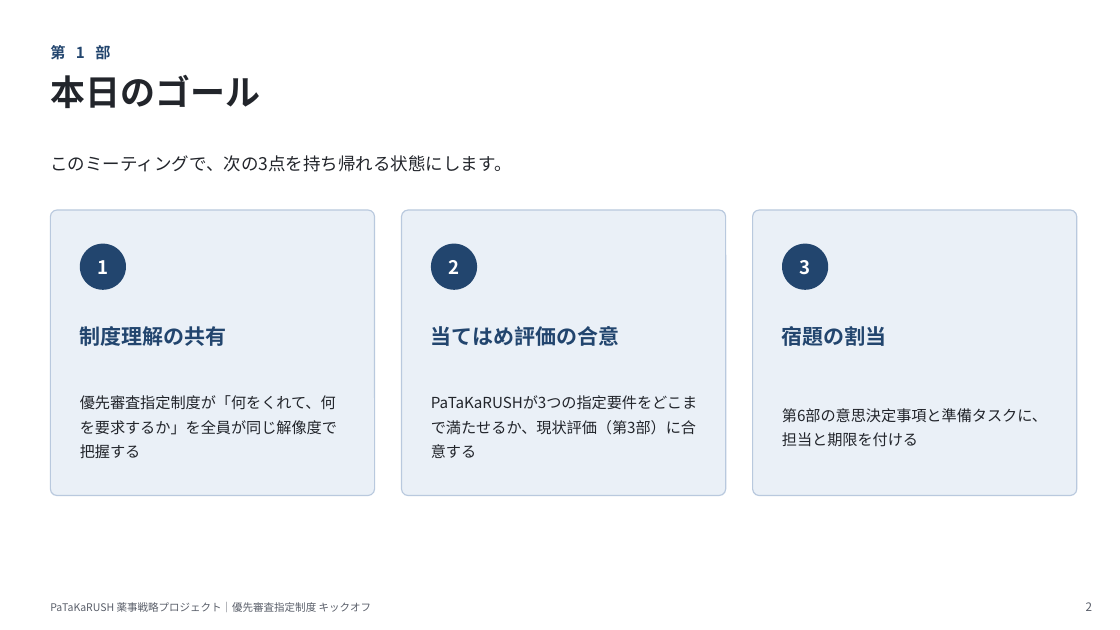
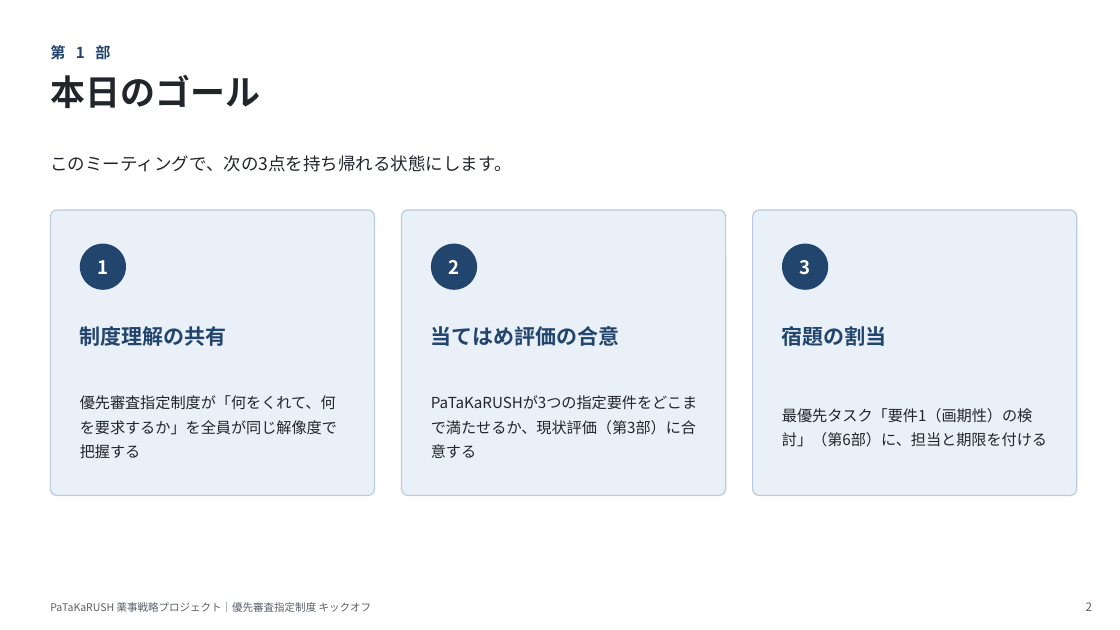
Before and after one commit to Cizeta-connectrum/ProjectManagement, a slide deck: slide 2 of docs/regulatory/09_キックオフ資料_優先審査指定制度.pptx. Drawn at 1120x630 pixels with LibreOffice and Linux fonts; fonts in the diff are those of the drawing. Boxes give left, top, right and bottom in pixels: in the first picture for what was removed or moved away, otherwise in the second. Text is boxed around its words. In the diff, an @@ line names an element or a change of style, - is before the commit and + after.

```diff
--- a/docs/regulatory/09_キックオフ資料_優先審査指定制度.pptx
+++ b/docs/regulatory/09_キックオフ資料_優先審査指定制度.pptx
@@ text at [782,408,1047,447]: text changed @@
-第6部の意思決定事項と準備タスクに、担当と期限を付ける
+最優先タスク「要件1（画期性）の検討」（第6部）に、担当と期限を付ける
```
Also in this commit, not shown: 1 other slide changed, 2 slides added, 3 slides removed, 1 other file.
